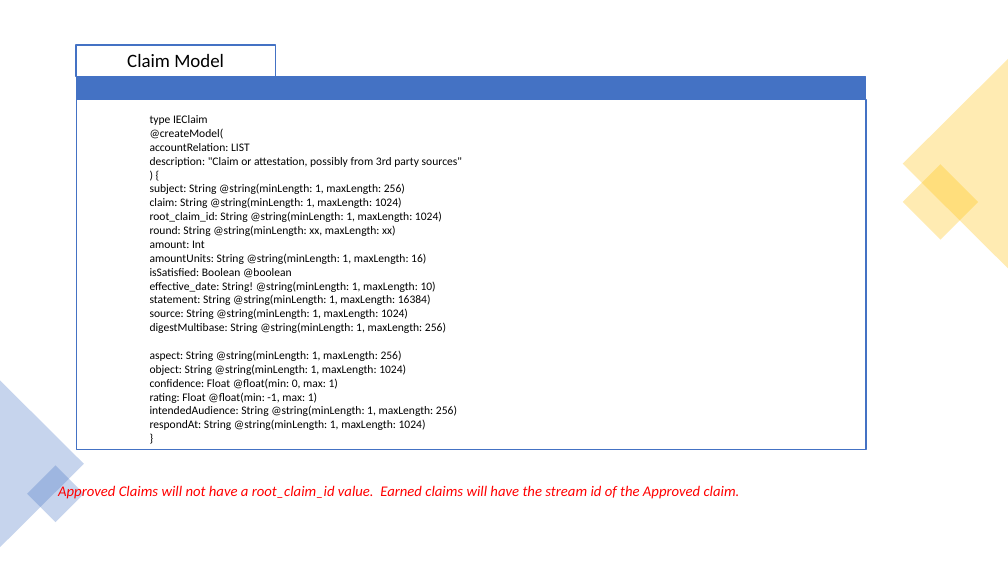
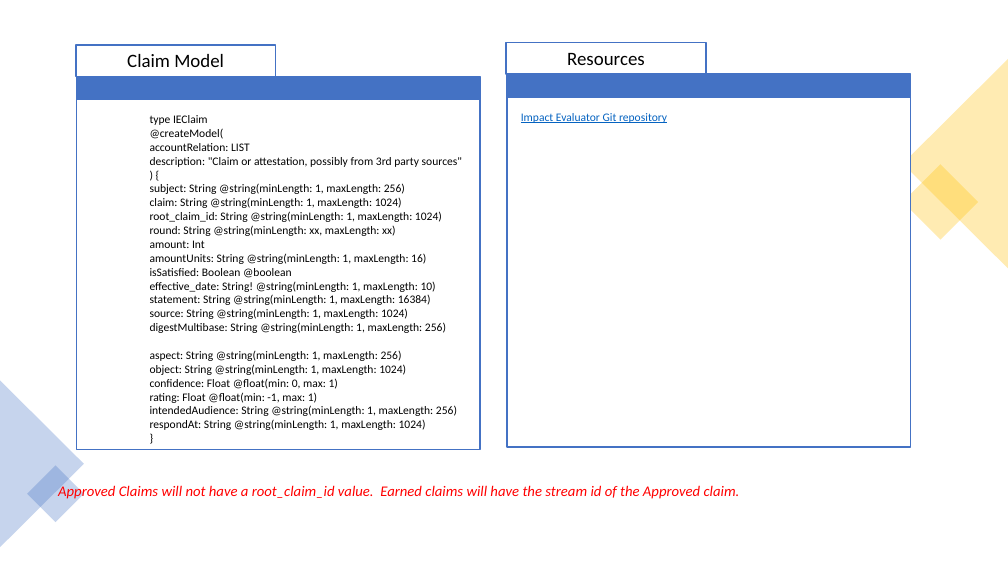
Before and after one commit to Cooperation-org/linked-trust-impact-eval, a slide deck: slide 6 of doc/ImpactEvaluatorsGrant.pptx. Drawn at 1008x567 pixels with LibreOffice and Linux fonts; fonts in the diff are those of the drawing. Boxes give left, top, right and bottom in pixels: in the first picture for what was removed or moved away, otherwise in the second. Text is boxed around its words. In the diff, an @@ line names an element or a change of style, - is before the commit and + after.

```diff
--- a/doc/ImpactEvaluatorsGrant.pptx
+++ b/doc/ImpactEvaluatorsGrant.pptx
@@ rectangle: place and size @@
-rectangle at bbox=[76, 76, 865, 349]
+rectangle at bbox=[76, 76, 480, 349]
@@ rectangle: place and size @@
-rectangle at bbox=[76, 100, 866, 450]
+rectangle at bbox=[76, 100, 480, 450]
@@ group added at bbox=[507, 42, 911, 447]: 3 rectangles, 1 text @@
+Resources
+Impact Evaluator Git repository
```
Also in this commit, not shown: 4 other slides changed, 6 other files.
